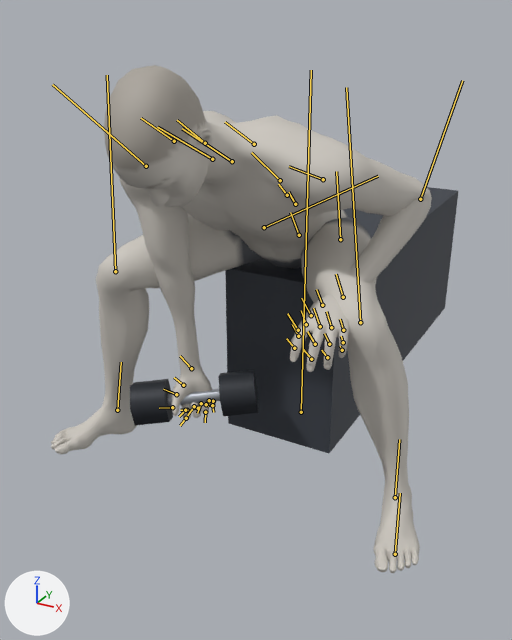
Two versions of the glTF model exports/dumbbell-concentration-curl.glb, one commit apart.
Camera for both pictures: a 50 mm lens placed at (0.774, -1.692, 1.117), pointed at (-0.126, -0.055, 0.298). Every picture has the same lights, and +X, +Y and +Z are marked at lower left. The picture after the commit comes second. Both versions are drawn at frame 0 of the action 'dumbbell-concentration-curl_right'; the numbers are the values there. The bones that change, and the others that lie on the model, are drawn over the model as lines.
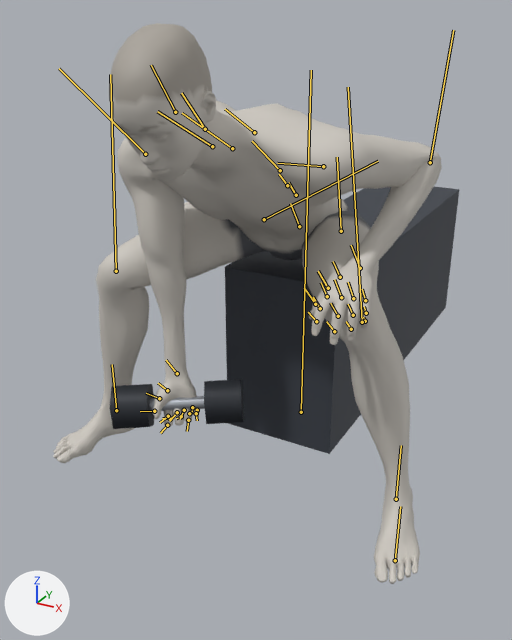
ob_dbr_right is not drawn itself; it is the parent of ob_mesh_4, ob_mesh_5, ob_mesh_6.
ob_props is not drawn itself; it is the parent of ob_bench.

Where the change shows, as pixel boxes (x1, y1, x2, y2) in the pictures (512 x 640 px):
'Mesh_0', posed (10% taller): before (51, 65, 432, 573); after (53, 23, 442, 584)
'bench', posed: before (225, 187, 458, 453); after (225, 187, 459, 454)
'Mesh_5', posed: before (130, 379, 173, 426); after (109, 384, 154, 429)
'Mesh_6', posed: before (218, 370, 259, 416); after (204, 379, 244, 424)
'Mesh_4', posed (11% shorter): before (168, 389, 220, 406); after (150, 396, 205, 411)
bone 'pelvis', root to tip: before (299, 235) to (290, 212); after (299, 226) to (290, 203)
bone 'upperarm_l', root to tip: before (323, 179) to (289, 166); after (323, 166) to (277, 163)
bone 'lowerarm_l', root to tip: before (420, 199) to (462, 80); after (430, 162) to (453, 30)
bone 'hand_l', root to tip: before (343, 297) to (336, 274); after (360, 268) to (351, 245)
bone 'upperarm_r', root to tip: before (146, 166) to (52, 84); after (145, 154) to (59, 68)
bone 'neck_01', root to tip: before (205, 143) to (177, 120); after (205, 129) to (181, 93)
bone 'head', root to tip: before (174, 141) to (141, 118); after (175, 112) to (151, 65)
bone 'thigh_l', root to tip: before (340, 239) to (336, 171); after (341, 231) to (337, 157)
bone 'calf_l', root to tip: before (360, 322) to (346, 87); after (362, 322) to (348, 87)
bone 'foot_l', root to tip: before (395, 497) to (399, 439); after (396, 499) to (401, 445)
bone 'thigh_r', root to tip: before (264, 227) to (378, 176); after (264, 219) to (378, 161)
bone 'calf_r', root to tip: before (115, 271) to (107, 75); after (116, 271) to (110, 74)
bone 'foot_r', root to tip: before (117, 410) to (121, 362); after (116, 410) to (112, 364)

Edits to the bpy script that builds the scene:
```text
Change bone_pelvis:
    where bone_pelvis = bpy.data.objects['Body'].pose.bones['pelvis']  # child of 'Root'
    bone_pelvis.location: (0.041, -0.411, 0.0) -> (0.042, -0.387, 0.0)
Change bone_upperarm_l:
    where bone_upperarm_l = bpy.data.objects['Body'].pose.bones['upperarm_l']  # child of 'clavicle_l'
    bone_upperarm_l.rotation_quaternion: (0.992, -0.093, 0.023, -0.083) -> (0.982, -0.049, 0.12, -0.136)  # degrees (-11, 2, -10) -> degrees (-8, 13, -17)
Change bone_lowerarm_l:
    where bone_lowerarm_l = bpy.data.objects['Body'].pose.bones['lowerarm_l']  # child of 'upperarm_l'
    bone_lowerarm_l.rotation_quaternion: (0.77, 0.147, -0.444, 0.434) -> (0.728, 0.149, -0.469, 0.477)  # degrees (-16, -54, 67) -> degrees (-24, -56, 79)
Change bone_hand_l:
    where bone_hand_l = bpy.data.objects['Body'].pose.bones['hand_l']  # child of 'lowerarm_l'
    bone_hand_l.rotation_quaternion: (-0.865, -0.498, -0.041, 0.05) -> (-0.887, -0.45, -0.1, 0.019)  # degrees (60, 7, -3) -> degrees (54, 11, 3)
Change bone_upperarm_r:
    where bone_upperarm_r = bpy.data.objects['Body'].pose.bones['upperarm_r']  # child of 'clavicle_r'
    bone_upperarm_r.rotation_quaternion: (0.857, 0.281, 0.189, 0.388) -> (0.83, 0.27, 0.209, 0.442)  # degrees (39, 6, 51) -> degrees (39, 6, 58)
Change bone_neck_01:
    where bone_neck_01 = bpy.data.objects['Body'].pose.bones['neck_01']  # child of 'spine_04'
    bone_neck_01.rotation_quaternion: (0.999, 0.0, 0.0, 0.035) -> (0.989, 0.0, 0.0, 0.148)  # degrees (0, 0, 4) -> degrees (0, 0, 17)
Change bone_head:
    where bone_head = bpy.data.objects['Body'].pose.bones['head']  # child of 'neck_01'
    bone_head.rotation_quaternion: (1.0, 0.0, 0.0, -0.017) -> (0.998, 0.0, 0.0, 0.07)  # degrees (0, 0, -2) -> degrees (0, 0, 8)
Change bone_thigh_l:
    where bone_thigh_l = bpy.data.objects['Body'].pose.bones['thigh_l']  # child of 'pelvis'
    bone_thigh_l.rotation_quaternion: (0.541, 0.185, 0.129, 0.81) -> (0.562, 0.161, 0.141, 0.799)  # degrees (25, -9, 110) -> degrees (24, -6, 109)
Change bone_calf_l:
    where bone_calf_l = bpy.data.objects['Body'].pose.bones['calf_l']  # child of 'thigh_l'
    bone_calf_l.rotation_quaternion: (0.765, -0.029, 0.08, -0.638) -> (0.786, -0.014, 0.065, -0.614)  # degrees (-9, 5, -80) -> degrees (-6, 5, -76)
Change bone_foot_l:
    where bone_foot_l = bpy.data.objects['Body'].pose.bones['foot_l']  # child of 'calf_l'
    bone_foot_l.rotation_quaternion: (0.992, -0.06, -0.071, 0.09) -> (0.996, -0.056, -0.074, 0.002)  # degrees (-8, -7, 11) -> degrees (-6, -8, 1)
Change bone_thigh_r:
    where bone_thigh_r = bpy.data.objects['Body'].pose.bones['thigh_r']  # child of 'pelvis'
    bone_thigh_r.rotation_quaternion: (0.541, -0.185, -0.129, 0.81) -> (0.562, -0.161, -0.141, 0.799)  # degrees (-25, 9, 110) -> degrees (-24, 6, 109)
Change bone_calf_r:
    where bone_calf_r = bpy.data.objects['Body'].pose.bones['calf_r']  # child of 'thigh_r'
    bone_calf_r.rotation_quaternion: (0.765, 0.029, -0.08, -0.638) -> (0.786, 0.014, -0.065, -0.614)  # degrees (9, -5, -80) -> degrees (6, -5, -76)
Change bone_foot_r:
    where bone_foot_r = bpy.data.objects['Body'].pose.bones['foot_r']  # child of 'calf_r'
    bone_foot_r.rotation_quaternion: (0.992, 0.06, 0.071, 0.09) -> (0.996, 0.056, 0.074, 0.002)  # degrees (8, 7, 11) -> degrees (6, 8, 1)
```
